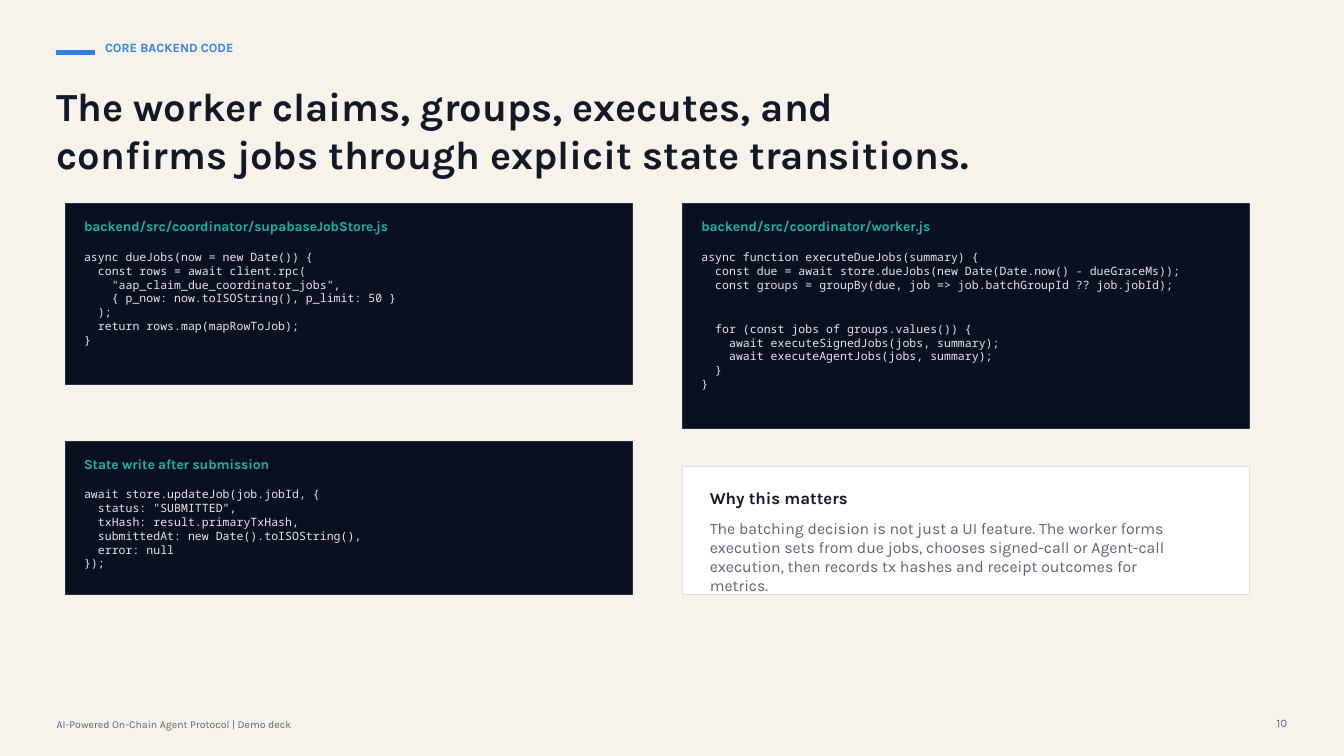
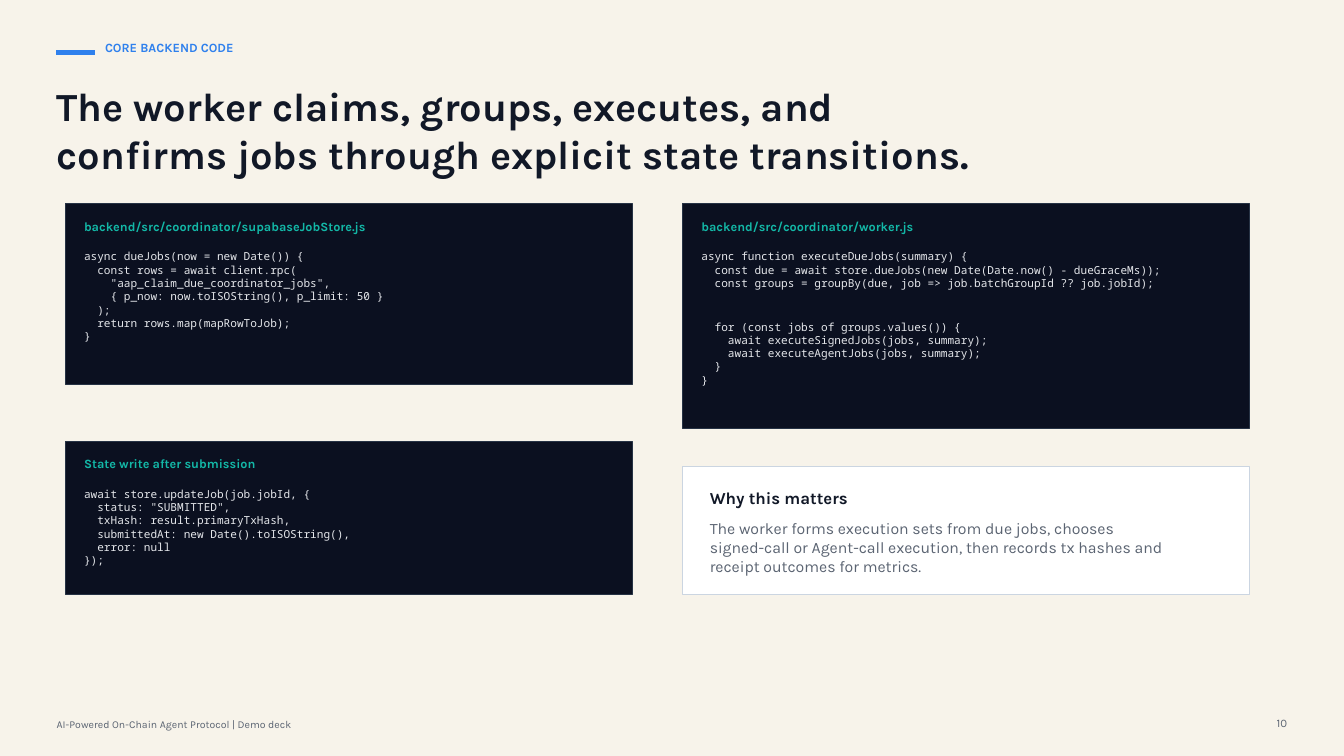
Before and after one commit to cozyxiong/On-Chain-Agent-Protocol, a slide deck: slide 10 of docs/on-chain-agent-protocol-demo.pptx. Drawn at 1344x756 pixels with LibreOffice and Linux fonts; fonts in the diff are those of the drawing. Boxes give left, top, right and bottom in pixels: in the first picture for what was removed or moved away, otherwise in the second. Text is boxed around its words. In the diff, an @@ line names an element or a change of style, - is before the commit and + after.

```diff
--- a/docs/on-chain-agent-protocol-demo.pptx
+++ b/docs/on-chain-agent-protocol-demo.pptx
@@ size 9.8 to 9 pt in 3 elements at (x1=84, y1=221, x2=366, y2=234), (x1=701, y1=221, x2=913, y2=234), (x1=84, y1=459, x2=256, y2=468) @@
@@ rectangle at (x1=683, y1=466, x2=1249, y2=594): outline #D9DEE7 0.75 pt to #CBD5E1 0.75 pt @@
@@ size 8.2 to 7.9 pt in 3 elements at (x1=84, y1=251, x2=370, y2=330), (x1=701, y1=251, x2=1160, y2=360), (x1=84, y1=489, x2=350, y2=551) @@
@@ text at (x1=710, y1=523, x2=1163, y2=576): text changed @@
-The batching decision is not just a UI feature. The worker forms execution sets from due jobs, chooses signed-call or Agent-call execution, then records tx hashes and receipt outcomes for metrics.
+The worker forms execution sets from due jobs, chooses signed-call or Agent-call execution, then records tx hashes and receipt outcomes for metrics.
```
Also in this commit, not shown: 12 other slides changed.
